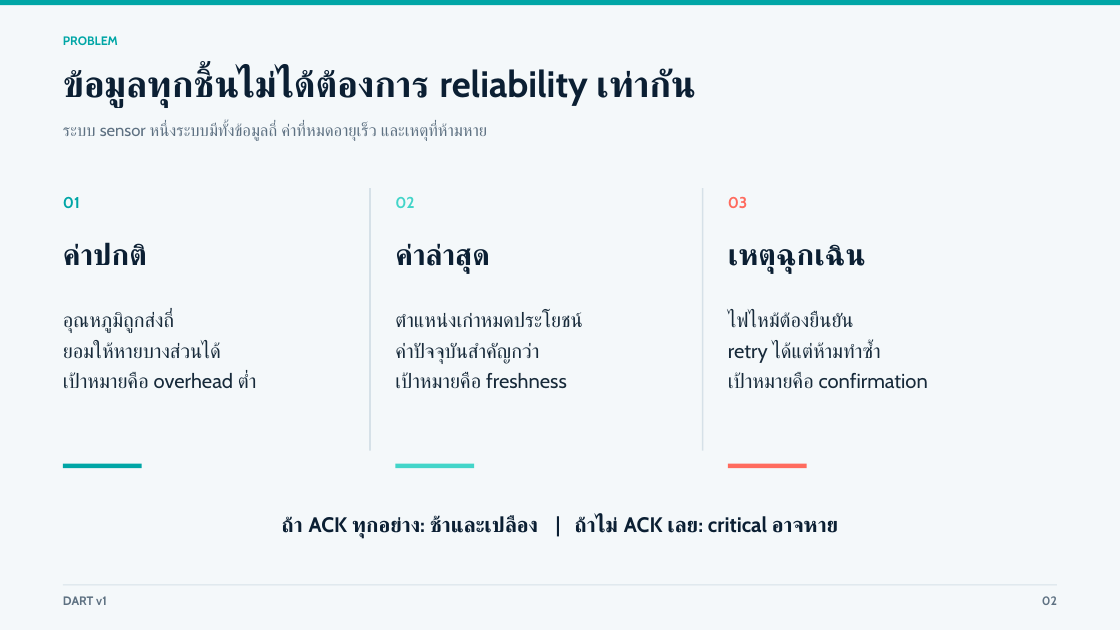
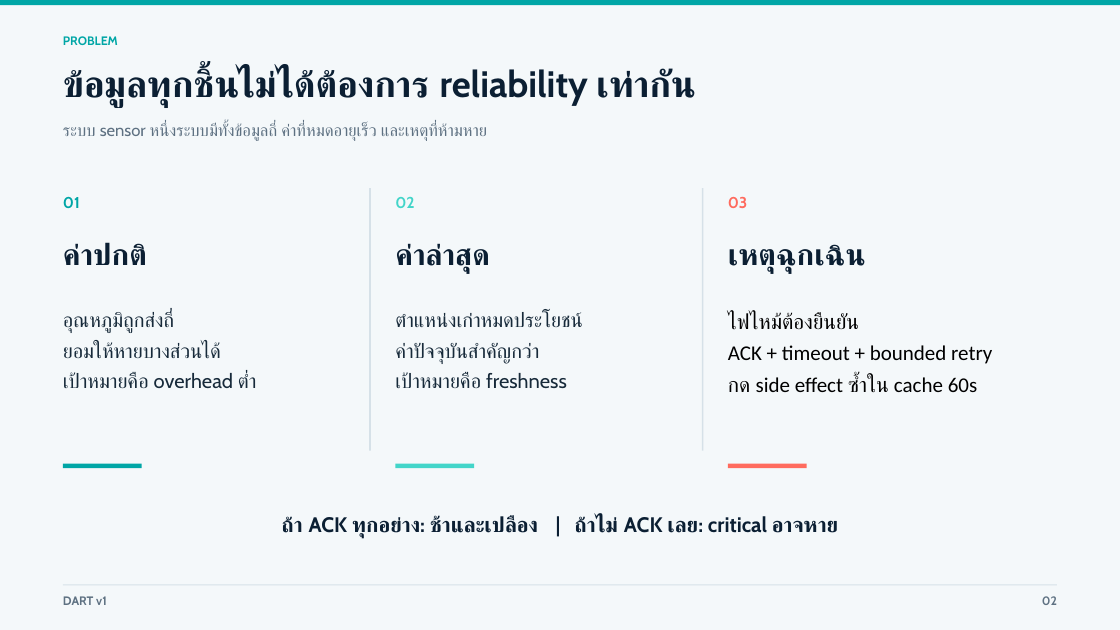
Before and after one commit to WaiRuneMEKA/Deadline-Aware-Reliable-Telemetry-Over-UDP, a slide deck: slide 2 of submission/DART_Presentation.pptx. Drawn at 1120x630 pixels with LibreOffice and Linux fonts; fonts in the diff are those of the drawing. Boxes give left, top, right and bottom in pixels: in the first picture for what was removed or moved away, otherwise in the second. Text is boxed around its words. In the diff, an @@ line names an element or a change of style, - is before the commit and + after.

```diff
--- a/submission/DART_Presentation.pptx
+++ b/submission/DART_Presentation.pptx
@@ text at <box>728,312,859,330</box>: size 17.2 to 18 pt, font Cabin to Calibri, text colour #172A3A to #000000 in "ไฟไหม้ต้องยืนยัน" @@
@@ text at <box>728,345,992,392</box>: text changed; size 17.2 to 18 pt; font Cabin to Calibri; text colour #172A3A to #000000 @@
-retry ได้แต่ห้ามทำซ้ำ
-เป้าหมายคือ confirmation
+ACK + timeout + bounded retry
+กด side effect ซ้ำใน cache 60s
```
Also in this commit, not shown: 8 other slides changed, 1 other file.
